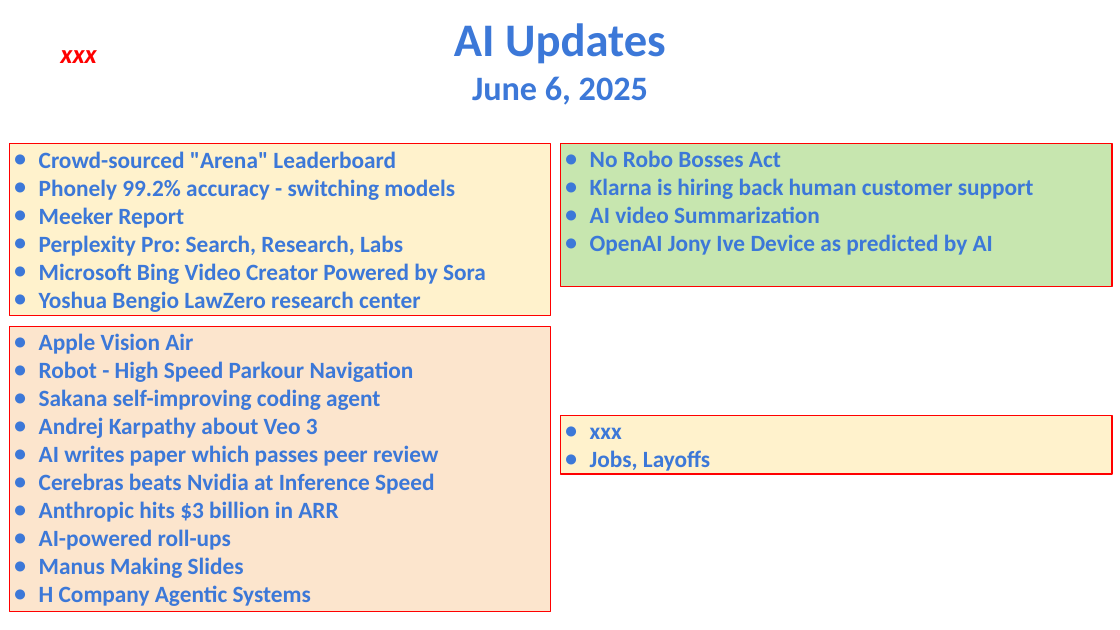
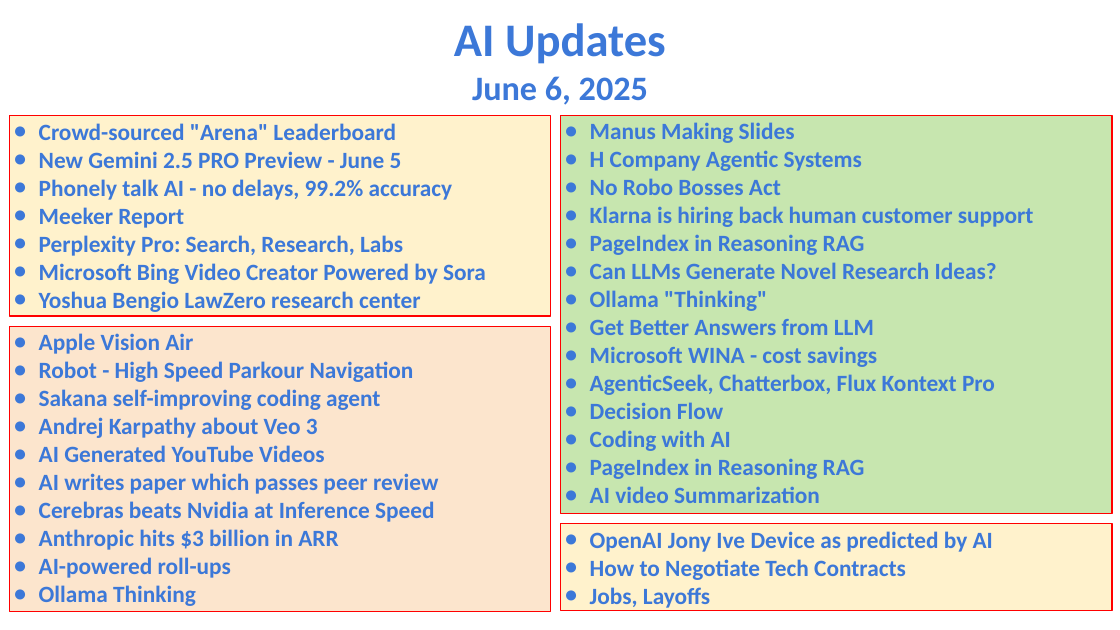
Before and after one commit to lselector/seminar, a slide deck: slide 1 of 2025/2025-06-06-AI-Updates.pptx. Drawn at 1120x630 pixels with LibreOffice and Linux fonts; fonts in the diff are those of the drawing. Boxes give left, top, right and bottom in pixels: in the first picture for what was removed or moved away, otherwise in the second. Text is boxed around its words. In the diff, an @@ line names an element or a change of style, - is before the commit and + after.

```diff
--- a/2025/2025-06-06-AI-Updates.pptx
+++ b/2025/2025-06-06-AI-Updates.pptx
@@ text removed at (x1=60, y1=50, x2=96, y2=63) @@
-xxx
@@ rectangle "Crowd-sourced "Arena" Leaderboard" resized from (x1=10, y1=143, x2=551, y2=316) to (x1=10, y1=115, x2=551, y2=316) @@
@@ rectangle "Manus Making Slides" resized from (x1=561, y1=143, x2=1112, y2=287) to (x1=561, y1=115, x2=1112, y2=514) @@
@@ text in rectangle at (x1=590, y1=122, x2=862, y2=171): paragraphs added @@
+● Manus Making Slides
+● H Company Agentic Systems
@@ text in rectangle at (x1=39, y1=151, x2=453, y2=200): text changed @@
-● Phonely 99.2% accuracy - switching models
+● New Gemini 2.5 PRO Preview - June 5
+● Phonely talk AI - no delays, 99.2% accuracy
@@ text in rectangle at (x1=590, y1=234, x2=997, y2=479): paragraphs added @@
+● PageIndex in Reasoning RAG
+● Can LLMs Generate Novel Research Ideas?
+● Ollama "Thinking"
+● Get Better Answers from LLM
+● Microsoft WINA - cost savings
+● AgenticSeek, Chatterbox, Flux Kontext Pro
+● Decision Flow
+● Coding with AI
+● PageIndex in Reasoning RAG
@@ text in rectangle at (x1=590, y1=234, x2=993, y2=255): paragraph removed @@
-● OpenAI Jony Ive Device as predicted by AI
@@ text in rectangle at (x1=39, y1=445, x2=325, y2=462): paragraph added @@
+● AI Generated YouTube Videos
@@ rectangle "OpenAI Jony Ive Device as ..." resized from (x1=561, y1=416, x2=1112, y2=475) to (x1=561, y1=524, x2=1112, y2=612) @@
@@ text in rectangle at (x1=590, y1=531, x2=993, y2=580): text changed @@
-● xxx
+● OpenAI Jony Ive Device as predicted by AI
+● How to Negotiate Tech Contracts
@@ text in rectangle at (x1=39, y1=585, x2=196, y2=606): text changed @@
-● Manus Making Slides
-● H Company Agentic Systems
+● Ollama Thinking
```
Also in this commit, not shown: 6 other slides changed, 8 slides added.
